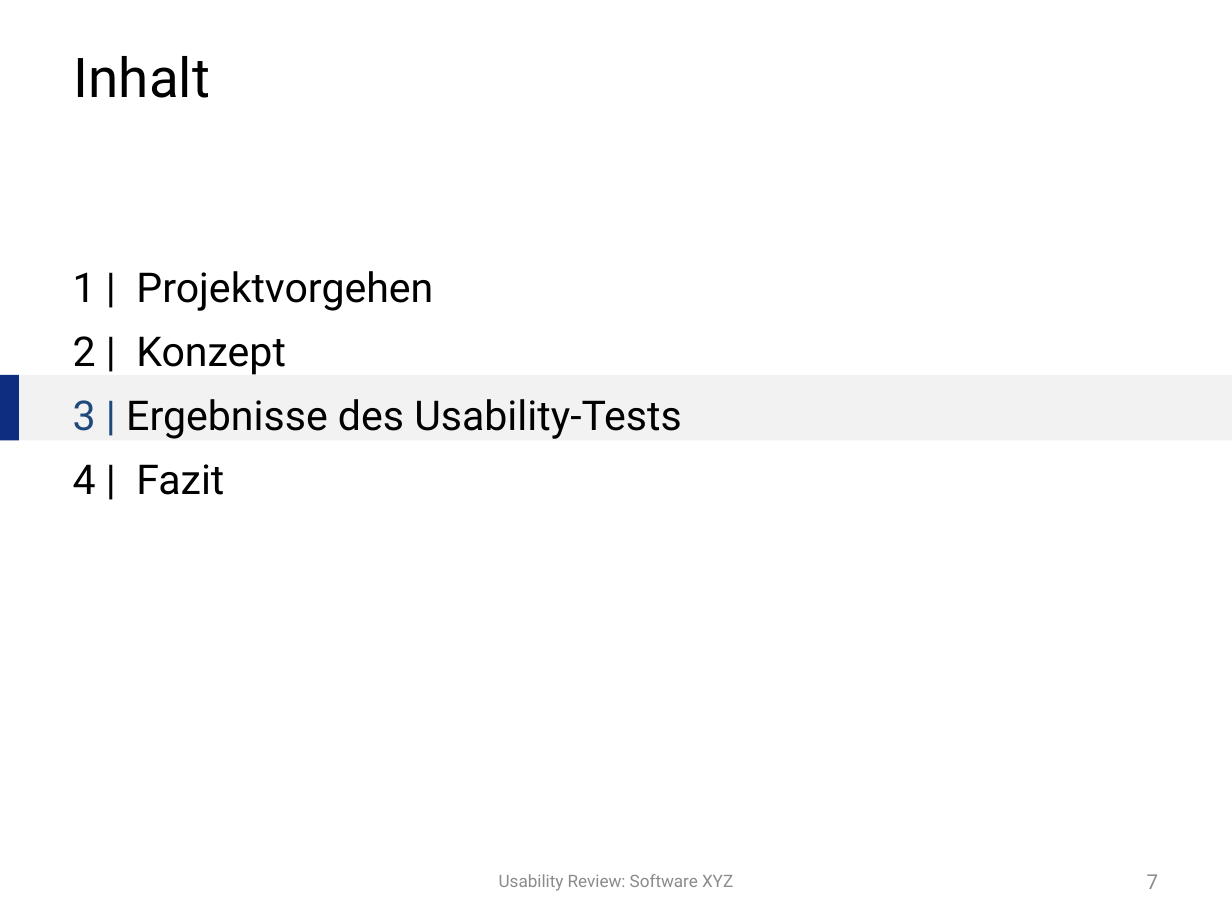
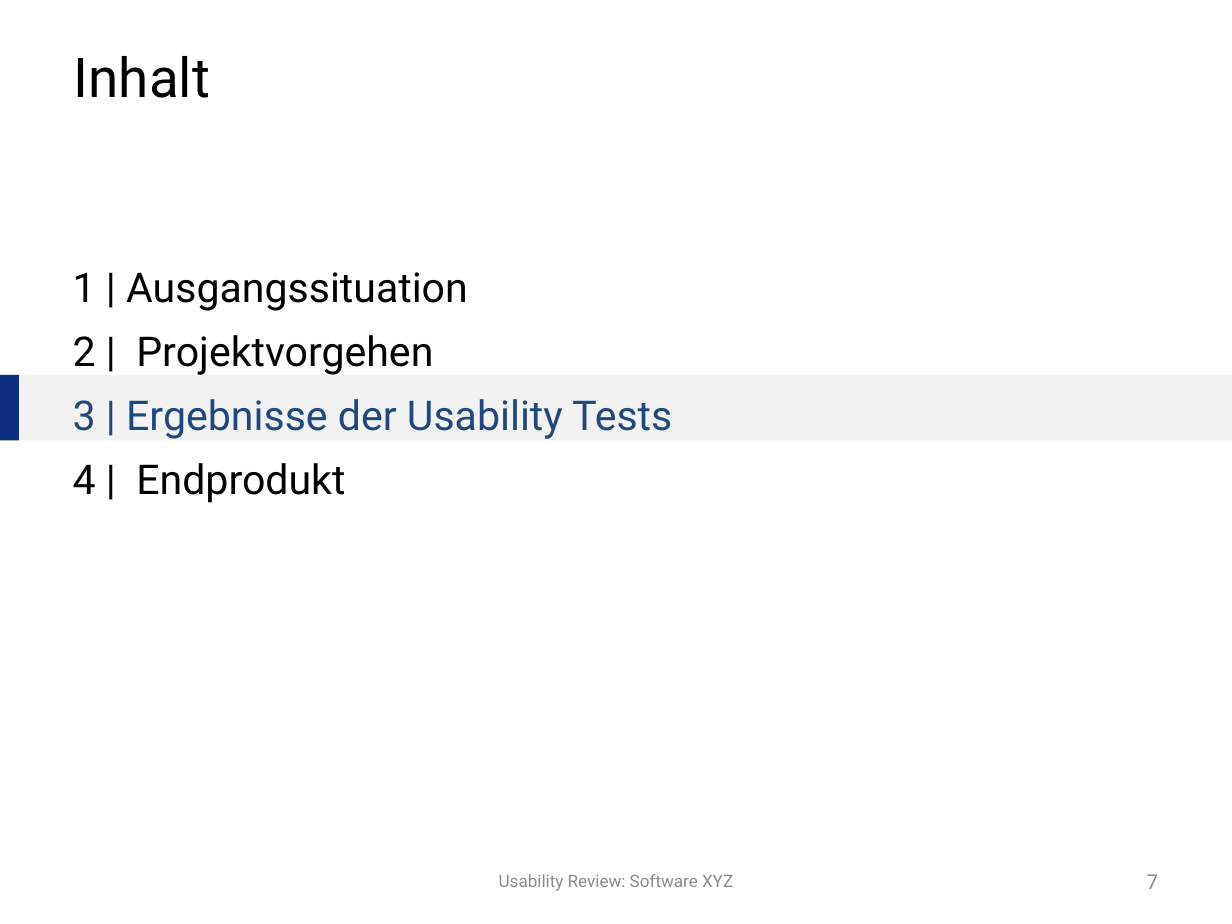
Before and after one commit to SimonHofmeister1992/HCI_OTH_APP, a slide deck: slide 7 of Abschlusspräsentation/Abschlusspräsentation.pptx. Drawn at 1232x924 pixels with LibreOffice and Linux fonts; fonts in the diff are those of the drawing; background and template pictures are left out. Boxes give left, top, right and bottom in pixels: in the first picture for what was removed or moved away, otherwise in the second. Text is boxed around its words. In the diff, an @@ line names an element or a change of style, - is before the commit and + after.

```diff
--- a/Abschlusspräsentation/Abschlusspräsentation.pptx
+++ b/Abschlusspräsentation/Abschlusspräsentation.pptx
@@ text at [73, 272, 672, 503]: text changed @@
-1 | Projektvorgehen
-2 | Konzept
-3 | Ergebnisse des Usability-Tests
-4 | Fazit
+1 | Ausgangssituation
+2 | Projektvorgehen
+3 | Ergebnisse der Usability Tests
+4 | Endprodukt
```
Also in this commit, not shown: 5 other slides changed, 1 other file.
